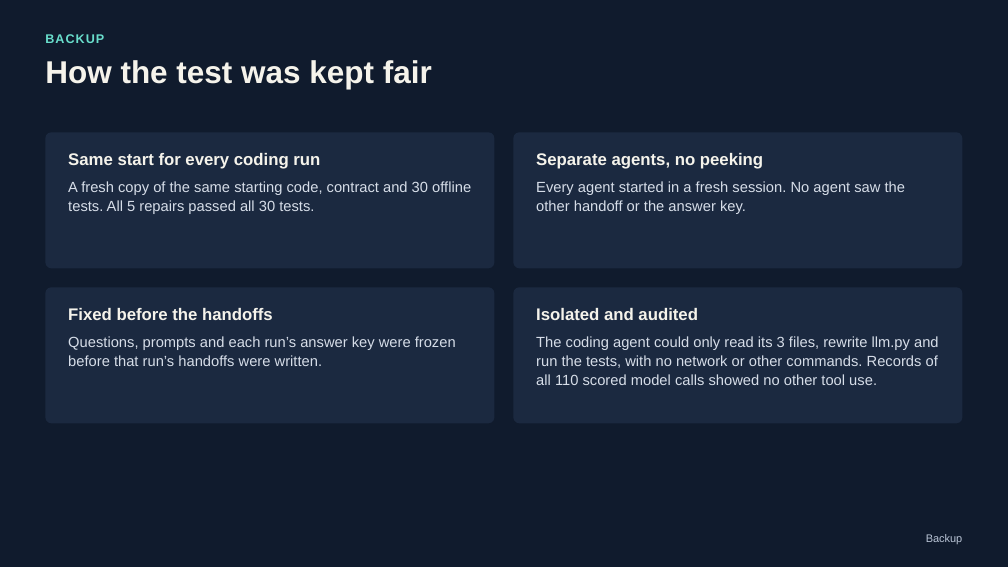
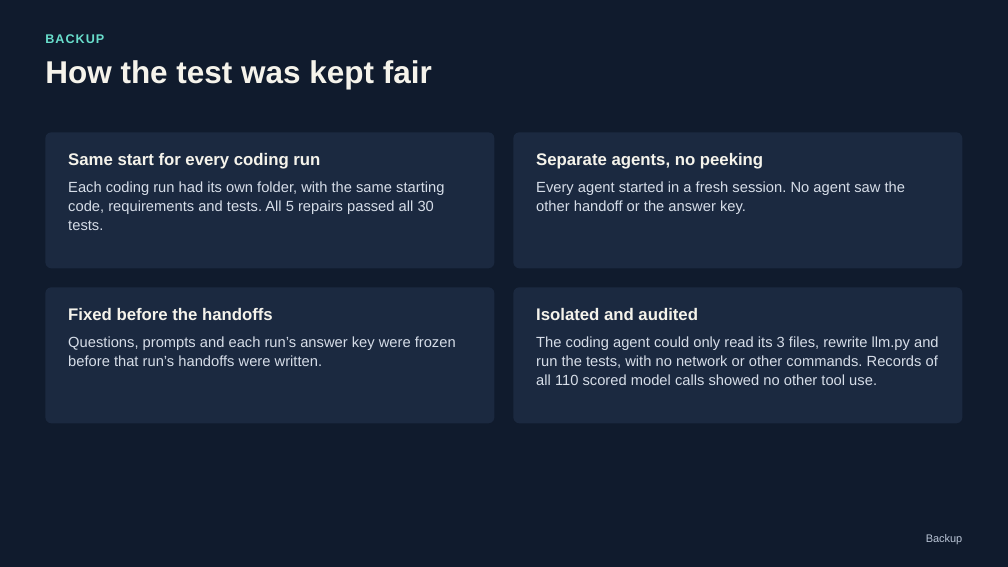
Before and after one commit to CS3227-2610-MP3-Deskmate/CS3227-2610-MP3, a slide deck: slide 14 of experiments/agent-handoff-2026-10-19/Agent_Handoff_Results.pptx. Drawn at 1008x567 pixels with LibreOffice and Linux fonts; fonts in the diff are those of the drawing. Boxes give left, top, right and bottom in pixels: in the first picture for what was removed or moved away, otherwise in the second. Text is boxed around its words. In the diff, an @@ line names an element or a change of style, - is before the commit and + after.

Commit message:
log: Record the handoff slide revisions
Document the interpretation, wording and layout corrections, and include the updated PowerPoint and PDF.

```diff
--- a/experiments/agent-handoff-2026-10-19/Agent_Handoff_Results.pptx
+++ b/experiments/agent-handoff-2026-10-19/Agent_Handoff_Results.pptx
@@ text in rounded rectangle at (68,181,444,230): text changed @@
-A fresh copy of the same starting code, contract and 30 offline tests. All 5 repairs passed all 30 tests.
+Each coding run had its own folder, with the same starting code, requirements and tests. All 5 repairs passed all 30 tests.
```
Also in this commit, not shown: 2 other slides changed, 2 other files.
